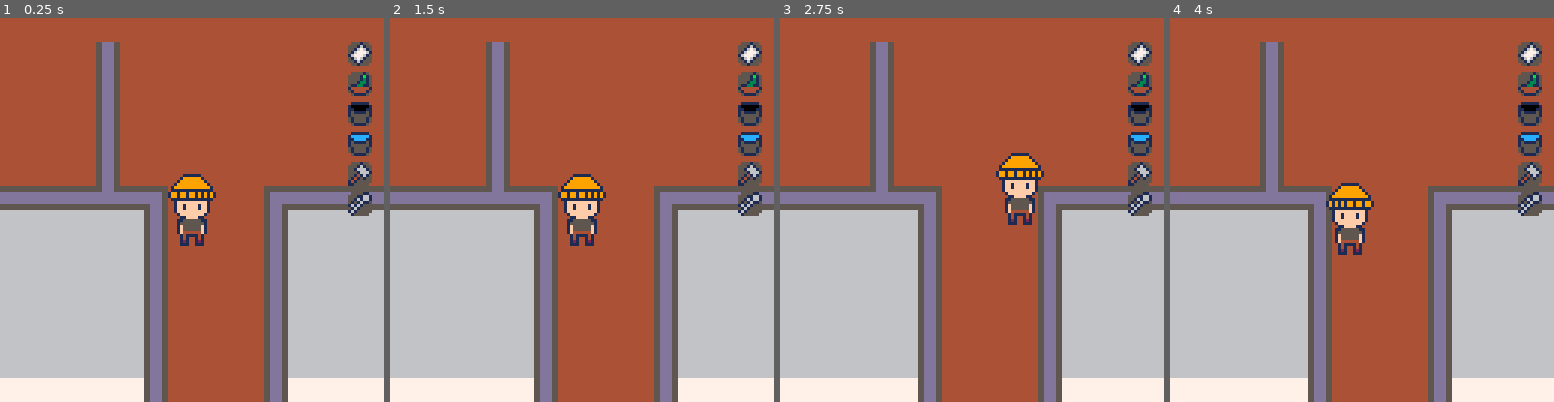
Above: before the commit, frames 1-4 (left to right).
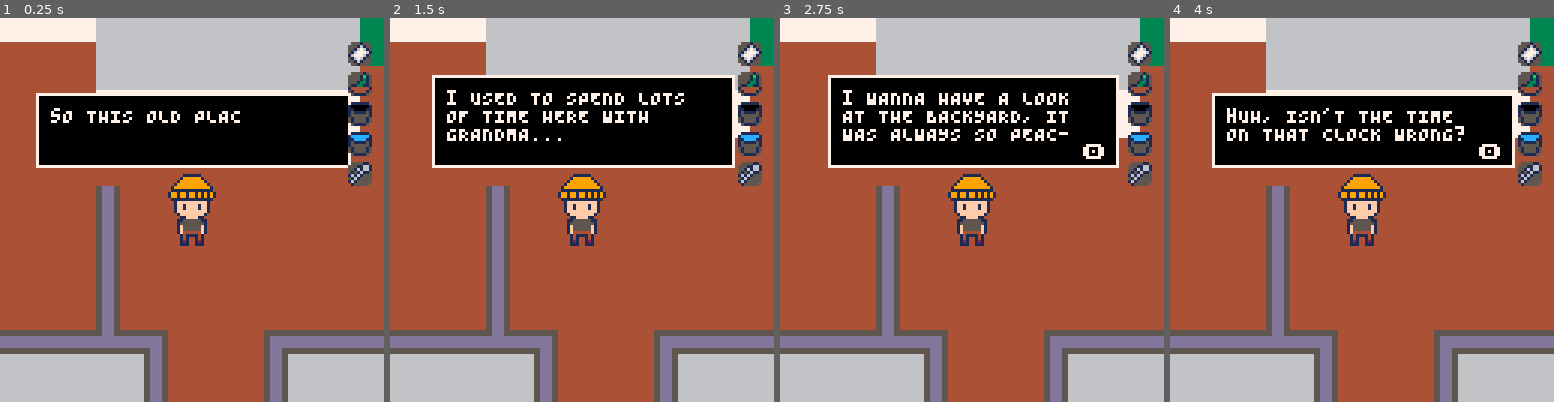
Above: after the commit, the same moments.

Repository: PaoloPortugal/one-last-visit
Game: PICO-8 cartridge mini-jam.p8
Two runs of this game, one before a commit and one after it. Both use one fixed random seed, a clock stepped at 60 frames per second and the inputs below.
Inputs:
- Up to frame 1 (0.25 s): no input
- Up to frame 2 (1.5 s): tap O (Z key) at 0.7 s
- Up to frame 3 (2.75 s): hold Right 1.6-2.1 s; tap O (Z key) at 1.7, 2.1, 2.5 s; hold Up 2.15-2.42 s; hold Right from 2.47 s (still down)
- Up to frame 4 (4 s): tap O (Z key) at 2.9, 3.3, 3.7 s; release Right at 3.03 s; hold Left 3.08-3.58 s; hold Down 3.63-3.97 s

The runs differ from the first frame. In frame 1, 68% of the frame differs, in the area x 0-100%, y 0-100%; in frame 2, 68%; in frame 3, 72%; in frame 4, 71%.

Commit message:
Added the safe puzzle

Diff:
--- a/entities.lua
+++ b/entities.lua
@@ -15,15 +15,19 @@
             base=48,
             ["paper"]=49,
             ["plant"]=50,
-            ["empty_bucket"]=51,
-            ["water_bucket"]=52,
+            ["empty bucket"]=51,
+            ["water bucket"]=52,
             ["hammer"]=53,
-            ["backyard_key"]=54,
-            ["bedroom_key"]=55
+            ["backyard key"]=54,
+            ["bedroom key"]=55
         }
     },
     chair=64,
-    interact=32
+    interact=32,
+    safe={
+        closed=96,
+        open=98
+    }
 }
 
 flags={
@@ -54,7 +58,9 @@
 
         timeshift=false,
 
-        inventory={"paper","plant","empty_bucket","water_bucket","hammer","backyard_key"},
+        safecracking=false,
+
+        inventory={"paper","plant","empty bucket","water bucket","backyard key"},
 
         unlocked_rooms={},
 
@@ -98,7 +104,7 @@
         update=function(self, objects, active_dialogue)
             self.timeshift=self.x>60*8
             self:check_objects(objects)
-            if not dialogue.active then
+            if not dialogue.active and not self.safecracking then
                 self:input()
             else
                 self.dx=0
@@ -234,6 +240,10 @@
             return false,nil -- didnt hit a solid tile
         end,
 
+        get_item=function(self, item)
+            add(self.inventory,item)
+        end,
+
         handle_animations=function(self)
             if self.interacting then
                 self:set_anim("pull")
@@ -308,7 +318,7 @@
     return p
 end
 
-function make_chair(s_x,s_y)
+function make_chair(s_x, s_y)
 -- creates a chair object
     local c={
         x=s_x,
@@ -324,6 +334,8 @@
 
         interactable=true,
         interacting=false,
+
+        dead=false,
 
         interact=function(self)
             if self.x==self.snap_tile_x*8+4 and self.y==self.snap_tile_y*8+4 then
@@ -332,7 +344,7 @@
                     player.y=self.snap_tile_y*8-4
                     player.interacting=false
                 else
-                    add(player.inventory,"bedroom_key")
+                    player:get_item("bedroom key")
                     self.interactable=false
                     self.interacting=false
                     player.interacting=false
@@ -437,7 +449,6 @@
         end,
 
         draw=function(self)
-            -- draw chair top
             local x_base=self.x-(self.w/2)
             local y_base=self.y-(self.h/2)
             pal(3,0)
@@ -469,6 +480,8 @@
             interactable=true,
             interacting=false,
 
+            dead=false,
+
             -- transition system by claude
 
             fade_state = 0,  -- 0=none, 1=fade out, 2=white, 3=fade in
@@ -573,6 +586,8 @@
         interactable=true,
         interacting=false,
 
+        dead=false,
+
         interact=function(self)
             if not dialogue.active then
                 spawn_dialogue(player.x,player.y-16,dialogue)
@@ -587,6 +602,150 @@
     }
 
     return t
+end
+
+function make_safe(s_x, s_y)
+-- creates a safe requiring a combination
+    local s={
+        x=s_x,
+        y=s_y,
+
+        w=16, -- width
+        h=16, -- height
+
+        interactable=true,
+        interacting=false,
+
+        open=false,
+
+        dead=false,
+
+        -- safecracking system by claude
+        code={0,0,0,0}, -- the 4 digits the player is entering
+        current_digit=1, -- which digit is selected (1-4)
+        correct_code={1,4,5,1}, -- the correct combination
+        input_delay=0, -- delay before accepting input
+
+        interact=function(self)
+            if not self.open then
+                if player.safecracking then
+                    player.interacting=false
+                    self.interacting=false
+                elseif not dialogue.active then
+                    spawn_dialogue(player.x,player.y-16,{"There's a note here, it reads:","'Password: My little angel's age and height'"})
+                    player.interacting=false
+                    self.interacting=false
+                    player.safecracking=true
+                    self.input_delay=5
+                end
+            else
+                player:get_item("hammer")
+                player.interacting=false
+                self.interacting=false
+                self.interactable=false
+            end
+        end,
+
+        update=function(self)
+            if player.safecracking then
+
+                player.dx=0
+                player.dy=0
+                player.x=self.x
+                player.y=self.y+8
+                player.set_anim("still")
+
+                if not dialogue.active then
+
+                    -- countdown input delay
+                    if self.input_delay > 0 then
+                        self.input_delay -= 1
+                        return
+                    end
+
+                    -- handle input for safe cracking
+                    if btnp(⬅️) then
+                        self.current_digit=max(1,self.current_digit-1)
+                    elseif btnp(➡️) then
+                        self.current_digit=min(4,self.current_digit+1)
+                    elseif btnp(⬆️) then
+                        self.code[self.current_digit]=(self.code[self.current_digit]+1)%10
+                    elseif btnp(⬇️) then
+                        self.code[self.current_digit]=(self.code[self.current_digit]-1+10)%10
+                    elseif btnp(🅾️) then
+                        -- check if code is correct
+                        local correct=true
+                        for i=1,4 do
+                            if self.code[i]!=self.correct_code[i] then
+                                correct=false
+                                break
+                            end
+                        end
+
+                        if correct then
+                            self.open=true
+                        else
+                        end
+
+                        player.safecracking=false
+                        player.interacting=false
+                        self.interacting=false
+                    end
+                end
+            end
+        end,
+
+        draw=function(self)
+            if not self.interactable then pal(8,5) end
+
+            local x_base=self.x-(self.w/2)
+            local y_base=self.y-(self.h/2)
+            local sprite_tl=self.open and sprites.safe.open or sprites.safe.closed
+            local sprite_tr=sprite_tl+1
+            local sprite_ml=sprite_tl+16
+            local sprite_mr=sprite_ml+1
+            spr(sprite_tl, x_base, y_base, 1, 1, false, false)
+            spr(sprite_tr, x_base+8, y_base, 1, 1, false, false)
+            spr(sprite_ml, x_base, y_base+8, 1, 1, false, false)
+            spr(sprite_mr, x_base+8, y_base+8, 1, 1, false, false)
+
+            pal()
+
+            -- draw code input interface if safecracking
+            if player.safecracking then
+                local cell_size=12
+                local spacing=2
+                local total_width=(cell_size*4)+(spacing*3)
+                local total_height=cell_size
+
+                -- position above the safe (similar to dialogue positioning)
+                local box_x=player.x-(total_width/2)
+                local box_y=player.y-16-total_height
+
+                for i=1,4 do
+                    local x=box_x+((i-1)*(cell_size+spacing))
+
+                    -- draw cell background
+                    rectfill(x,box_y,x+cell_size-1,box_y+cell_size-1,0)
+
+                    -- draw cell border (white for unselected, blue for selected)
+                    local border_col=7
+                    if i==self.current_digit then
+                        border_col=12 -- light blue
+                    end
+                    rect(x,box_y,x+cell_size-1,box_y+cell_size-1,border_col)
+
+                    -- draw the number centered in the cell
+                    local num_str=tostr(self.code[i])
+                    local text_x=x+4
+                    local text_y=box_y+3
+                    print(num_str,text_x,text_y,7)
+                end
+            end
+        end,
+    }
+
+    return s
 end
 
 function make_camera(target)
--- a/mini-jam.p8
+++ b/mini-jam.p8
@@ -17,6 +17,7 @@
     spawn_objects()
     messages={}
     make_pantry()
+    spawn_dialogue(player.x,player.y-16,{"So this old place finally got sold, huh","I used to spend lots of time here with grandma... Good times...", "I wanna have a look at the backyard, it was always so peaceful there", "Huh, isn't the time on that clock wrong?"})
 end
 
 function _update60()
@@ -57,7 +58,7 @@
 
 function spawn_player()
     s_x=29*8 -- spawn x position
-    s_y=38*8 -- spawn y position
+    s_y=32*8 -- spawn y position
     player=make_player(s_x,s_y)
     cam=make_camera(player)
 end
@@ -65,9 +66,9 @@
 function spawn_objects()
     local chair=make_chair(8*8,30*8)
     local clock_1,clock_1_m=make_clock(20*8,25*8)
-    local t1=make_talkative(12*8,8*8,{"Lorem ipsum dolor sit amet, consectetur adipiscing elit, sed do eiusmod tempor incididunt","ut labore et dolore magna aliqua. Ut enim ad minim veniam, quis nostrud exercitation ull","amco laboris nisi ut aliquip ex ea commodo consequat. Duis aute irure dolor in reprehende","rit in voluptate velit esse cillum dolore eu fugiat nulla pariatur. Excepteur sint occaec","at cupidatat non proident, sunt in culpa qui officia deserunt mollit anim id est laborum."})
+    local safe=make_safe(20*8,30*8)
     clocks={clock_1,clock_1_m}
-    objects={chair,clock_1,clock_1_m,t1}
+    objects={chair,clock_1,clock_1_m,safe}
 end
 
 function update_objects()
@@ -125,22 +126,22 @@
 33330000000033336665555555555666000000000000000000000000000000000f666666666665f04f22222222222222222222f4f1515555555555555555151f
 00000000000000005566666556666655000000000000000000000000000000000f66f666666665f04f22222222222222222222f4f1555ffffffffffffff5551f
 00000000000000006566666556666656000000000000000000000000000000000f66f666666665f04f22222222222222222222f40ffff00000000000000ffff0
-00000000000000000000000000000000000000000000000000000000000000000f66f666666665f04f22222222222222222222f4000000000000000000000000
-00000000000000000000000000000000000000000000000000000000000000000f66f666666665f04f22222222222222222222f4000000000000000000000000
-00000000000000000000000000000000000000000000000000000000000000000f66f666666665f04f22222222222222222222f4000000000000000000000000
-00000000000000000000000000000000000000000000000000000000000000000f66f666666665f04f22222222222222222222f4000000000000000000000000
-00000000000000000000000000000000000000000000000000000000000000000f66f666666665f04f22222222222222222222f4000000000000000000000000
-00000000000000000000000000000000000000000000000000000000000000000f66f666666665f04f22222222222222222222f4000000000000000000000000
-00000000000000000000000000000000000000000000000000000000000000000f666666666665f0f4444444444444444444444f000000000000000000000000
-00000000000000000000000000000000000000000000000000000000000000000f666666666665f04f46656566565665566664f4000000000000000000000000
-00000000000000000000000000000000000000000000000000000000000000000f666666666665f04f44444444444444444444f4000000000000000000000000
-00000000000000000000000000000000000000000000000000000000000000000f666666666665f04f45555555555555555554f4000000000000000000000000
-00000000000000000000000000000000000000000000000000000000000000000f666666666665f04f44455544555544555444f4000000000000000000000000
-00000000000000000000000000000000000000000000000000000000000000000f666666666665f04f44445444455444454444f4000000000000000000000000
-00000000000000000000000000000000000000000000000000000000000000000f666666666665f04f44444444444444444444f4000000000000000000000000
-000000000000000000000000000000000000000000000000000000000000000000ffffffffffff004f44444444444444444444f4000000000000000000000000
-0000000000000000000000000000000000000000000000000000000000000000000fff0000fff0004f4ffffffffffffffffff4f4000000000000000000000000
-0000000000000000000000000000000000000000000000000000000000000000000000000000000044f444444444444444444f44000000000000000000000000
+55555555555555555555555555555555000000000000000000000000000000000f66f666666665f04f22222222222222222222f4000000000000000000000000
+55555555555555555555555555555555000000000000000000000000000000000f66f666666665f04f22222222222222222222f4000000000000000000000000
+55555555555555555555555555555555000000000000000000000000000000000f66f666666665f04f22222222222222222222f4000000000000000000000000
+55555555555555555555555555555555000000000000000000000000000000000f66f666666665f04f22222222222222222222f4000000000000000000000000
+55555555555555555555558888555555000000000000000000000000000000000f66f666666665f04f22222222222222222222f4000000000000000000000000
+55555555555555555555588888855555000000000000000000000000000000000f66f666666665f04f22222222222222222222f4000000000000000000000000
+55555555555555555555888888885555000000000000000000000000000000000f666666666665f0f4444444444444444444444f000000000000000000000000
+55555555555555555555888888885555000000000000000000000000000000000f666666666665f04f46656566565665566664f4000000000000000000000000
+55555555555555555555888888885555000000000000000000000000000000000f666666666665f04f44444444444444444444f4000000000000000000000000
+55555555555555555555888888885555000000000000000000000000000000000f666666666665f04f45555555555555555554f4000000000000000000000000
+55555555555555555555588888855555000000000000000000000000000000000f666666666665f04f44455544555544555444f4000000000000000000000000
+55555555555555555555558888555555000000000000000000000000000000000f666666666665f04f44445444455444454444f4000000000000000000000000
+55555555555555555555555555555555000000000000000000000000000000000f666666666665f04f44444444444444444444f4000000000000000000000000
+555555555555555555555555555555550000000000000000000000000000000000ffffffffffff004f44444444444444444444f4000000000000000000000000
+5555555555555555555555555555555500000000000000000000000000000000000fff0000fff0004f4ffffffffffffffffff4f4000000000000000000000000
+5555555555555555555555555555555500000000000000000000000000000000000000000000000044f444444444444444444f44000000000000000000000000
 93444444444444444444444444444444444444444444444444934444444444444444444444444444934444444444444444444444444444444444449300000000
 00000000000000000000000000000000000000000000000000000000000000000000000000000000000000000000000000000000000000000000000000000000
 93444444444444444444444444444444444444444444444444934444444444444444444444444444934444444444444444444444444444444444449300000000
@@ -192,12 +193,12 @@
 0000000039444444444444444444444444444444394747474747474747474747474747474747474747474747100000000000000000000000000000000000000000000000000000000000000000000000000000000000000000000000000000000000000000000000000000000000000000000000000000000000000000000000
 0000000039444444444444444444444444444444394747474747474747474747474747474747474747474747100000000000000000000000000000000000000000000000000000000000000000000000000000000000000000000000000000000000000000000000000000000000000000000000000000000000000000000000
 000000003d3b3b3b3b3b3b3b3b3c44443a3b3b3b3e4747474747474747474747474747474747474747474747100000000000000000000000000000000000000000000000000000000000000000000000000000000000000000000000000000000000000000000000000000000000000000000000000000000000000000000000
-000000001f2f2f2f2f2f2f2f2f394444392f2f2f1f474747474747474747474747474747474747473a3b3b3b3b3b3b3b3b3b3b3b3b3b3b3b3b3b3b3c0000000000000000000000000000000000000000000000000000000000000000000000000000000000000000000000000000000000000000000000000000000000000000
+000000001f2f2f2f2f2f2f2f2f394444391f1f1f1f474747474747474747474747474747474747473a3b3b3b3b3b3b3b3b3b3b3b3b3b3b3b3b3b3b3c0000000000000000000000000000000000000000000000000000000000000000000000000000000000000000000000000000000000000000000000000000000000000000
 000000001f1f1f1f1f1f1f1f1f394444391f1f1f1f47474747474747474747474747474747474747392f2f2f1f0f0f1f2f2f2f2f2f2f2f2f2f2f2f390000000000000000000000000000000000000000000000000000000000000000000000000000000000000000000000000000000000000000000000000000000000000000
 3a3b3b3b3b3b3b3b3b3b3b3b3b3e44443d3b3b3b3b3b3b3b3b3c4747474747474747474747474747392f2f2f1f0f0f1f2f2f2f2f2f2f2f2f2f2f2f390000000000000000000000000000000000000000000000000000000000000000000000000000000000000000000000000000000000000000000000000000000000000000
-390f0f0f0f0f0f0f0f0f0f0f0f1f44441f2f2f2f2f2f2f2f2f394747474747474747474747474747392f2f2f1f0f0f1f2f2f2f2f2f2f2f2f2f2f2f390000000000000000000000000000000000000000000000000000000000000000000000000000000000000000000000000000000000000000000000000000000000000000
-390f0f0f0f0f0f0f0f0f0f0f0f1f44441f2f2f2f2f2f2f2f2f394747474747474747474747474747391f1f1f1f0f0f1f1f1f1f1f1f1f1f1f1f1f1f390000000000000000000000000000000000000000000000000000000000000000000000000000000000000000000000000000000000000000000000000000000000000000
-390f0f0f0f0f0f0f0f0f0f0f0f1f44441f2f2f2f2f2f2f2f2f39474747474747474747474747474739464646464646464646464646464646464646390000000000000000000000000000000000000000000000000000000000000000000000000000000000000000000000000000000000000000000000000000000000000000
+390f0f0f0f0f0f0f0f0f0f0f0f1f44441f1f1f1f1f2f2f2f2f394747474747474747474747474747392f2f2f1f0f0f1f2f2f2f2f2f2f2f2f2f2f2f390000000000000000000000000000000000000000000000000000000000000000000000000000000000000000000000000000000000000000000000000000000000000000
+390f0f0f0f0f0f0f0f0f0f0f0f1f44441f1f1f1f1f2f2f2f2f394747474747474747474747474747391f1f1f1f0f0f1f1f1f1f1f1f1f1f1f1f1f1f390000000000000000000000000000000000000000000000000000000000000000000000000000000000000000000000000000000000000000000000000000000000000000
+390f0f0f0f0f0f0f0f0f0f0f0f1f44441f1f1f1f1f2f2f2f2f39474747474747474747474747474739464646464646464646464646464646464646390000000000000000000000000000000000000000000000000000000000000000000000000000000000000000000000000000000000000000000000000000000000000000
 390f0f0f0f0f0f0f0f0f0f0f0f1f44441f1f1f1f1f1f1f1f1f3d3b3b3b3b3b3b3b3b3b3b47473b3b3e464646464646464646464646464646464646390000000000000000000000000000000000000000000000000000000000000000000000000000000000000000000000000000000000000000000000000000000000000000
 394646464646464646464646464644444646464646464646461f2f2f2f2f2f2f2f2f2f1f47471f1f1f444444444444444444444444444444444444390000000000000000000000000000000000000000000000000000000000000000000000000000000000000000000000000000000000000000000000000000000000000000
 394646464646464646464646464644444646464646464646461f2f2f2f2f2f2f2f2f2f1f47471f2f1f444444444444444444444444444444444444390000000000000000000000000000000000000000000000000000000000000000000000000000000000000000000000000000000000000000000000000000000000000000
--- a/visuals.lua
+++ b/visuals.lua
@@ -90,13 +90,22 @@
             dialogue.lines[3]=sub(line_without_hyphen,1,#line_without_hyphen-1).."-"
             -- start next text with hyphen + last char
             remaining_text="-"..last_char
-        end
-
-        for i=4,#all_lines do
-            if remaining_text!="" and remaining_text!="-" then
-                remaining_text=remaining_text.." "
-            end
-            remaining_text=remaining_text..all_lines[i]
+
+            -- add remaining lines without space after hyphenated part
+            for i=4,#all_lines do
+                remaining_text=remaining_text..all_lines[i]
+                if i<#all_lines then
+                    remaining_text=remaining_text.." "
+                end
+            end
+        else
+            -- normal split, no hyphenation
+            for i=4,#all_lines do
+                if remaining_text!="" then
+                    remaining_text=remaining_text.." "
+                end
+                remaining_text=remaining_text..all_lines[i]
+            end
         end
 
         -- insert remaining text as next dialogue
@@ -259,7 +268,7 @@
         end
     end
     -- handle z button press
-    if btnp(4) then -- z button
+    if btnp(🅾️) then -- z button
         if is_dialogue_finished() then
             -- move to next dialogue or close
             if dialogue.current_idx<#dialogue.texts then
